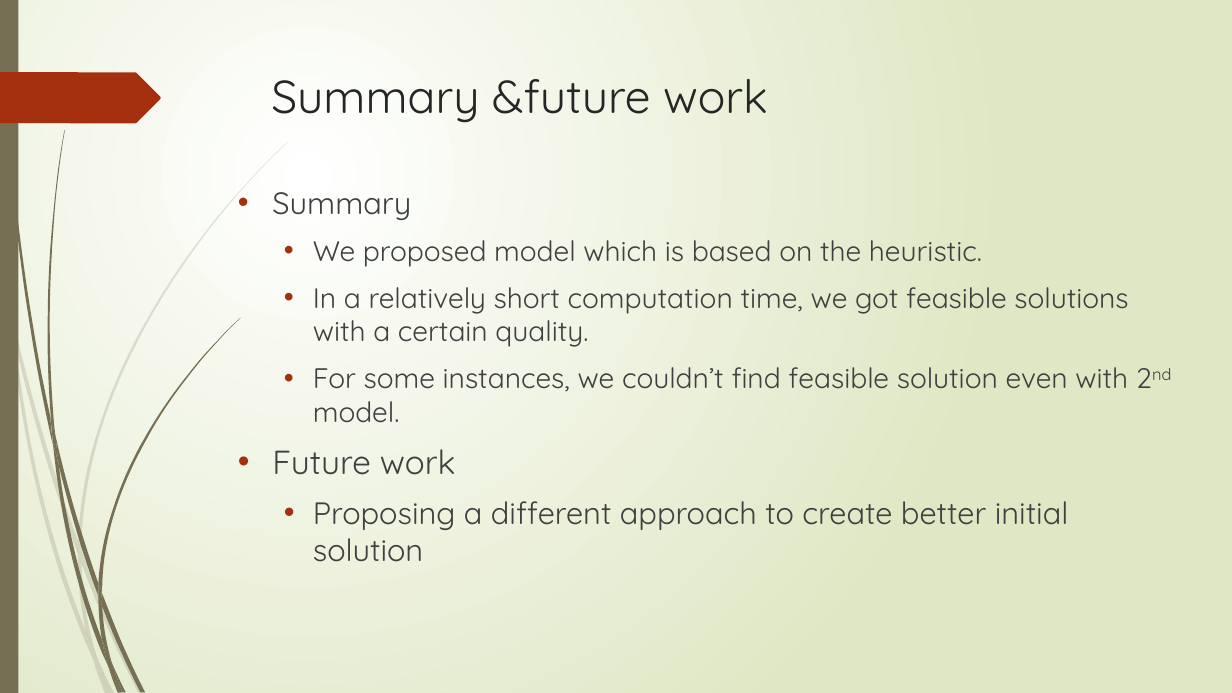
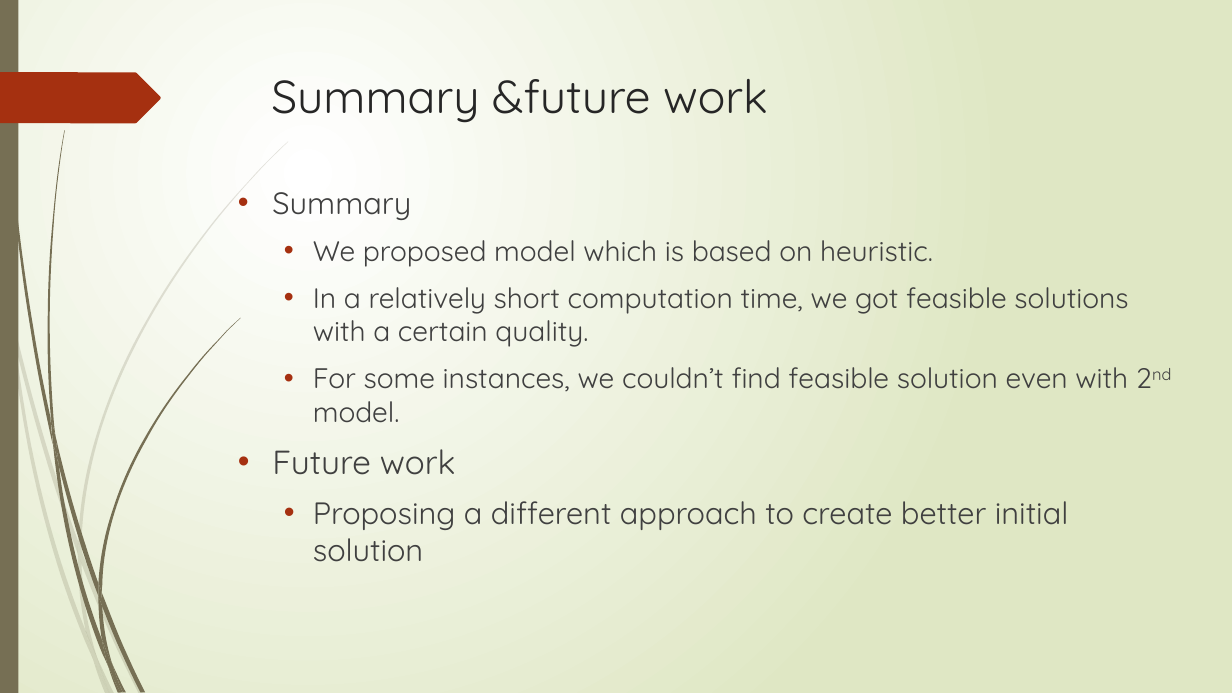
Before and after one commit to r-kurosu/kline_new, a slide deck: slide 54 of 竹田_修論発表.pptx. Drawn at 1232x693 pixels with LibreOffice and Linux fonts; fonts in the diff are those of the drawing. Boxes give left, top, right and bottom in pixels: in the first picture for what was removed or moved away, otherwise in the second. Text is boxed around its words. In the diff, an @@ line names an element or a change of style, - is before the commit and + after.

```diff
--- a/竹田_修論発表.pptx
+++ b/竹田_修論発表.pptx
@@ text at (313, 240, 933, 267): text changed @@
-  • We proposed model which is based on the heuristic.
+  • We proposed model which is based on heuristic.
```
Also in this commit, not shown: 7 other slides changed.
